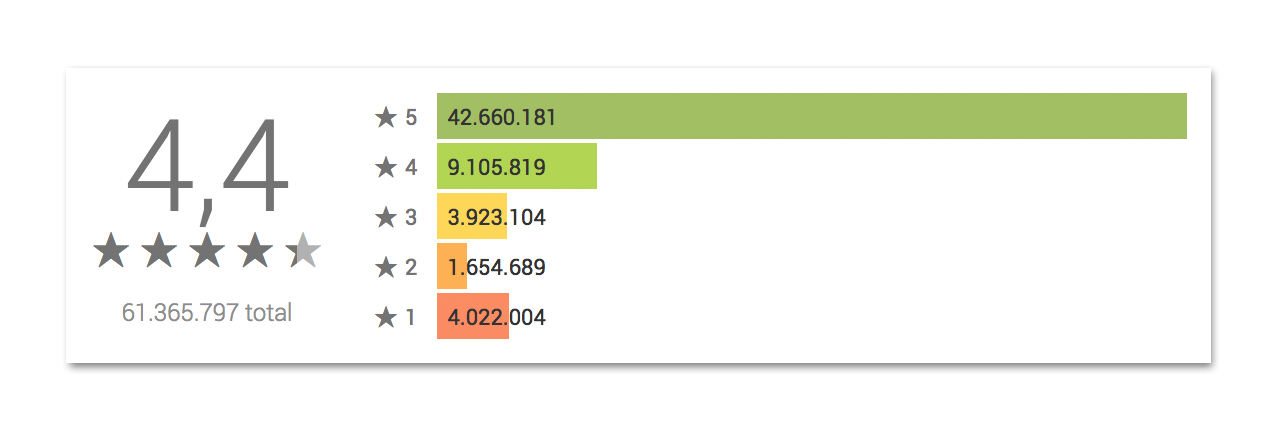
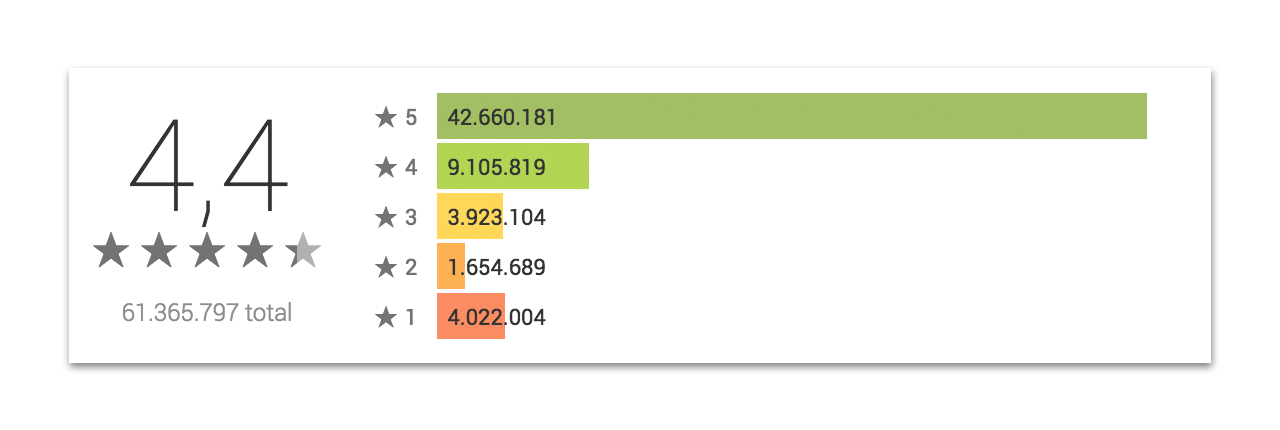
Layered file, before and after one edit (1280 × 430). Changes by layer:
painted on "Rating" over bbox(93, 93, 1187, 339)
painted on "Score" over bbox(93, 93, 1187, 339)
painted on "Histogram" over bbox(66, 68, 1187, 363)
